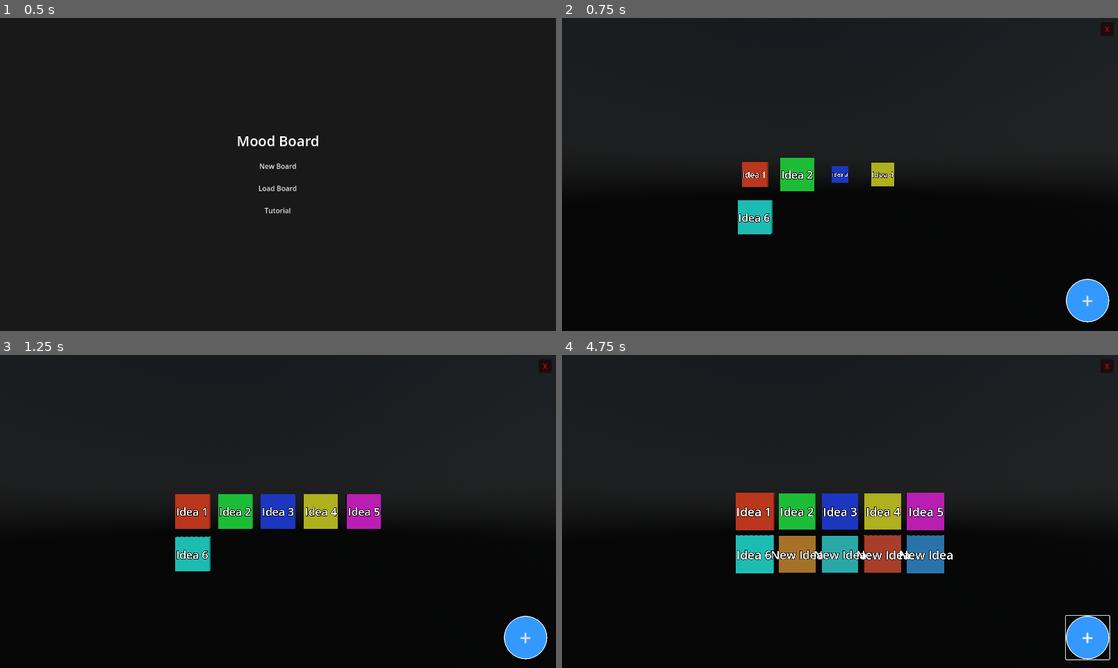
Above: before the commit, frames 1-4 (two rows, left to right).
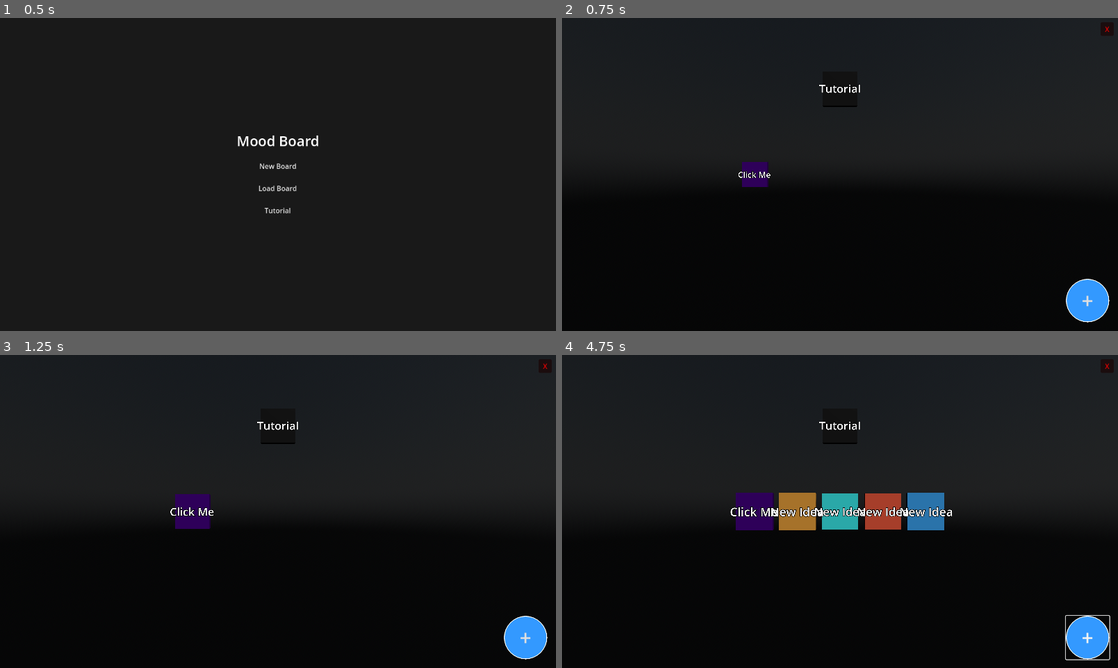
Above: after the commit, the same moments.

Repository: Asderek/MoodBoard
Game: Godot game, scene res://Scenes/MainMenu.tscn
The game is run twice, just before and just after one commit, with the same random seed, the same clock (stepped at 60 frames per second) and the same inputs.
Inputs (mouse positions are in pixels of both pictures, inside the frame that each line leads up to):
- Up to frame 1 (0.5 s): no input
- Up to frame 2 (0.75 s): click "Tutorial" at 0.5 s
- Up to frame 3 (1.25 s): no input
- Up to frame 4 (4.75 s): click "+" at 1.25 s; click "+" at 2 s; click "+" at 2.75 s; move the mouse to (962, 495) at 3.52 s; click (962, 495) at 3.67 s; tap Enter at 4.25 s; drag from (728, 527) to (812, 574) at 4.27 s

Frame 1 is identical in both runs. In frame 2, 2.2% of the frame differs, in the area x 31-60%, y 21-70%; in frame 3, 4.1%; in frame 4, 8.1%, in the area x 30-71%, y 21-70%.

Commit message:
baseline com double click save e load e anim

Diff:
--- a/Scripts/Main.gd
+++ b/Scripts/Main.gd
@@ -81,7 +81,8 @@
 	# 3. New File (or missing)
 	if Global.current_file_path != "":
 		print("Creating New Board: ", Global.current_file_path)
-		mood_data = {"name": "New Board", "color": Color.hex(0x4B0082FF).to_html(), "children": []}
+		var board_name = Global.current_file_path.get_file().get_basename()
+		mood_data = {"name": board_name, "color": Color.hex(0x4B0082FF).to_html(), "children": []}
 		save_data() # Create the file
 		return
 
@@ -103,7 +104,32 @@
 		if event.button_index == MOUSE_BUTTON_RIGHT:
 			_go_up_layer()
 		elif event.button_index == MOUSE_BUTTON_LEFT:
-			# If we clicked empty space (since this is unhandled), close sidebar
+			if event.double_click:
+				# Double Click on "Nothing" -> Create New Node
+				# Check distance to existing nodes to ensure we are in "empty space"
+				var mouse_pos = get_viewport().get_mouse_position()
+				var plane = Plane(Vector3.BACK, 0)
+				var from = camera.project_ray_origin(mouse_pos)
+				var dir = camera.project_ray_normal(mouse_pos)
+
+				var world_pos = plane.intersects_ray(from, dir)
+
+				if world_pos:
+					var is_safe_space = true
+					# Node Width is 2.0. Threshold = Width * 1.5 = 3.0
+					var safe_distance = 3.0
+
+					for child in node_root.get_children():
+						# Check against visible nodes (exclude fading ones if any?)
+						# Just check all direct children which are nodes
+						if child.position.distance_to(world_pos) < safe_distance:
+							is_safe_space = false
+							break
+
+					if is_safe_space:
+						add_new_node()
+
+			# Always close sidebar on any background click (single or double)
 			if ui_layer:
 				ui_layer.close_sidebar()
 
@@ -138,26 +164,56 @@
 
 func _spawn_layer(parent_data: Dictionary, center_pos: Vector3, anim_type: AnimType = AnimType.DEFAULT, focus_pos: Vector3 = Vector3.ZERO):
 	current_view_data = parent_data
-	var children_data = parent_data.get("children", [])
-
-	# Transition Animation: Clean up OLD nodes
-	# For simplicity, let's just queue_free everything in node_root that is a MoodNode
-	# Or if we want animation, we can tunnel them out.
+
+	# --- 0. PREPARE EXIT (Cleanup Old Layer) ---
+	# We must do this BEFORE adding any new children to node_root
 
 	# 1. Create Exit Snapshot (Tunnel Effect)
 	var exit_root = Node3D.new()
 	add_child(exit_root)
 
 	# Move current children to exit_root
-	# Note: This reparents them, so they are removed from node_root
 	var old_nodes = node_root.get_children()
 	for child in old_nodes:
 		child.reparent(exit_root)
-		# Fade out logic if desired
-		if child.has_method("fade_label"):
-			child.fade_label(0.0, 0.2)
-
-	# 2. Spawn NEW nodes
+
+	# --- 1. NEW BREADCRUMB HEADER ---
+	# Row above the grid (Y = 5.0)
+	var header_y = 5.0
+	var header_spacing = 3.0
+	var stack = current_path_stack + [current_view_data] # All parents including current
+
+	# Calculate total width to center them
+	var stack_size = stack.size()
+	var start_x = -(stack_size - 1) * header_spacing * 0.5
+
+	for i in range(stack_size):
+		var data = stack[i]
+
+		var node = MoodNodeScene.instantiate()
+		node_root.add_child(node)
+		node.setup(data)
+
+		# Position in Header Row
+		var h_x = start_x + (i * header_spacing)
+		node.position = Vector3(h_x, header_y, 0)
+		node.add_to_group("header_node")
+
+		# Animation Logic
+		if anim_type == AnimType.TUNNEL_IN and i == stack_size - 1:
+			# NEW Item (Just clicked): "Slide Up" transition
+			# Start invisible, wait for old node to arrive.
+			node.scale = Vector3.ZERO
+			var t = create_tween()
+			t.tween_property(node, "scale", Vector3.ONE, 0.4).set_trans(Tween.TRANS_BACK).set_ease(Tween.EASE_OUT).set_delay(0.6)
+		else:
+			# ANCESTOR (Already there) or DEFAULT (Refresh): Spawn visible immediately
+
+			node.scale = Vector3.ONE
+
+	# --- 2. NEW GRID CONTENT (Children) ---
+	var children_data = parent_data.get("children", [])
+
 	var idx = 0
 	for data in children_data:
 		var n = MoodNodeScene.instantiate()
@@ -173,8 +229,8 @@
 		var row = idx / GRID_COLS
 
 		# Centering offset (optional)
-		var start_x = -(GRID_COLS * GRID_SPACING_X) / 2.0 + GRID_SPACING_X / 2.0
-		var x_pos = start_x + (col * GRID_SPACING_X)
+		var start_x2 = -(GRID_COLS * GRID_SPACING_X) / 2.0 + GRID_SPACING_X / 2.0
+		var x_pos = start_x2 + (col * GRID_SPACING_X)
 		var y_pos = -(row * GRID_SPACING_Y) # Grow downwards
 
 		n.position = Vector3(x_pos, y_pos, 0)
@@ -213,18 +269,99 @@
 
 	# Animate Exit Root
 	var exit_tween = create_tween().set_parallel(true)
+
 	if anim_type == AnimType.TUNNEL_IN:
-		# Zoom Exit Root big and fade
-		exit_tween.tween_property(exit_root, "position:z", 20.0, 0.5).set_trans(Tween.TRANS_EXPO).set_ease(Tween.EASE_IN)
-		exit_tween.tween_property(exit_root, "scale", Vector3.ONE * 3.0, 0.5).set_trans(Tween.TRANS_EXPO).set_ease(Tween.EASE_IN)
-		exit_tween.tween_property(exit_root, "modulate:a", 0.0, 0.5)
+		# "Column Split": User enters a node.
+		# 1. Left cols fly Left. Right cols fly Right. Same col flies Random.
+		# 2. Clicked node slides UP to Header.
+
+		# Calculate where the new header item will be?
+		# It's the last item in the NEW stack (which is stack + current).
+		# We can re-calculate the position logic used in _spawn_layer breadcrumbs.
+		var stack_count = current_path_stack.size() + 1
+		var anim_header_spacing = 3.0
+		var anim_start_x = -(stack_count - 1) * anim_header_spacing * 0.5
+		var target_header_x = anim_start_x + ((stack_count - 1) * anim_header_spacing)
+		var target_header_pos = Vector3(target_header_x, 5.0, 0.0) # Local to NodeRoot, but exit_root is at 0,0,0
+
+		for child in exit_root.get_children():
+			# HEADER PROTECTION:
+			if child.is_in_group("header_node") or child.position.y > 2.0:
+				# This is an old header node.
+				child.queue_free()
+				continue
+
+			var diff_x = child.position.x - focus_pos.x
+			var is_clicked = child.position.distance_to(focus_pos) < 0.1
+
+			if is_clicked:
+				# SLIDE UP to Header
+				# Note: exit_root is fading? No, we shouldn't fade exit_root if we want this visible.
+				# We will fade individual children instead.
+				var t = create_tween()
+				t.tween_property(child, "position", target_header_pos, 0.6).set_trans(Tween.TRANS_CUBIC).set_ease(Tween.EASE_IN_OUT)
+				t.tween_property(child, "scale", Vector3.ONE, 0.6) # Maintain scale?
+				# Don't fade this one!
+
+			elif abs(diff_x) > 0.1: # Different Column
+				var dir = Vector3.RIGHT if diff_x > 0 else Vector3.LEFT
+				var target = child.position + (dir * 30.0)
+
+				var t = create_tween().set_parallel(true)
+				t.tween_property(child, "position", target, 0.5).set_trans(Tween.TRANS_BACK).set_ease(Tween.EASE_IN)
+				if child.has_method("fade_label"):
+					child.fade_label(0.0, 0.3)
+
+			else: # Same Column (but not clicked)
+				# Fly Randomly Left or Right
+				var rand_side = Vector3.LEFT if randf() < 0.5 else Vector3.RIGHT
+				var target = child.position + (rand_side * 30.0) # Fly further?
+
+				var t = create_tween().set_parallel(true)
+				t.tween_property(child, "position", target, 0.5).set_trans(Tween.TRANS_EXPO).set_ease(Tween.EASE_OUT)
+				if child.has_method("fade_label"):
+					child.fade_label(0.0, 0.3)
+
+		# Keep alive long enough for slide to finish (0.6s) + buffer
+		exit_tween.tween_interval(0.8)
 	elif anim_type == AnimType.TUNNEL_OUT:
-		# Shrink away
-		exit_tween.tween_property(exit_root, "position:z", -50.0, 0.5).set_trans(Tween.TRANS_EXPO).set_ease(Tween.EASE_IN)
-		exit_tween.tween_property(exit_root, "scale", Vector3.ZERO, 0.5)
+		# "Clear Out": Parting from the middle (Moses Effect)
+		# Nodes fly off to the sides to reveal the layer behind.
+		for child in exit_root.get_children():
+			# HEADER PROTECTION (Essential for Go Back too)
+			if child.is_in_group("header_node") or child.position.y > 2.0:
+				child.queue_free() # Don't fling header nodes
+				continue
+
+			var dir = Vector3.RIGHT if child.position.x >= 0 else Vector3.LEFT
+			# If perfectly center (x=0), maybe alternate or go Up? Default Right.
+
+			var target_pos = child.position + (dir * 35.0) # Fly way off screen
+
+			child.scale = Vector3.ONE # Ensure scale is normal before flying
+
+			var tween = create_tween()
+			tween.set_parallel(true)
+			tween.tween_property(child, "position", target_pos, 0.6).set_trans(Tween.TRANS_BACK).set_ease(Tween.EASE_IN)
+			# Add rotation for style?
+			tween.tween_property(child, "rotation:z", deg_to_rad(dir.x * 45.0), 0.6)
+
+			if child.has_method("fade_label"):
+				child.fade_label(0.0, 0.2)
+
+		# Keep exit_root alive until children are gone
+		exit_tween.tween_interval(0.7)
 	else:
-		# Just fade out
-		exit_tween.tween_property(exit_root, "modulate:a", 0.0, 0.3)
+		# Just scale out children since modulate:a doesn't work on Node3D
+		for child in exit_root.get_children():
+			# HEADER PROTECTION: Don't animate old header (it overlaps with new one)
+			if child.is_in_group("header_node"):
+				child.queue_free()
+				continue
+
+			var t = create_tween()
+			t.tween_property(child, "scale", Vector3.ZERO, 0.3)
+		exit_tween.tween_interval(0.3)
 
 	exit_tween.chain().tween_callback(exit_root.queue_free)
 
@@ -253,7 +390,7 @@
 	current_path_stack.append(current_view_data)
 
 	# Pass the *current* local position of the node as the focus point
-	_spawn_layer(data, Vector3.ZERO, AnimType.TUNNEL_IN)
+	_spawn_layer(data, Vector3.ZERO, AnimType.TUNNEL_IN, node.position)
 func return_to_menu():
 	save_data()
 	get_tree().change_scene_to_file("res://Scenes/MainMenu.tscn")
--- a/default_data.json
+++ b/default_data.json
@@ -1,43 +1,49 @@
 {
-	"name": "Click Me",
-	"color": "#4B0082",
-	"description": "Welcome to Mood Board.\n\ncontrols:\n- Left Click: Enter Node\n- Right Click: Go Back\n- Middle Mouse Drag: Pan Camera\n\nThis is the default view. If you had a save file, it was loaded instead.",
+	"name": "Tutorial",
+	"color": "#202020",
 	"children": [
 		{
-			"name": "Idea 1",
-			"color": "#FF5733",
-			"description": "This is a sample idea.",
-			"children": []
-		},
-		{
-			"name": "Idea 2",
-			"color": "#33FF57",
-			"description": "Another cool thought.",
-			"children": []
-		},
-		{
-			"name": "Idea 3",
-			"color": "#3357FF",
-			"description": "Something blue.",
-			"children": []
-		},
-		{
-			"name": "Idea 4",
-			"color": "#F0F033",
-			"description": "Yellow note.",
-			"children": []
-		},
-		{
-			"name": "Idea 5",
-			"color": "#FF33F0",
-			"description": "Pink flamingo.",
-			"children": []
-		},
-		{
-			"name": "Idea 6",
-			"color": "#33FFF0",
-			"description": "Cyan sky.",
-			"children": []
+			"name": "Click Me",
+			"color": "#4B0082",
+			"description": "Welcome to Mood Board.\n\ncontrols:\n- Left Click: Enter Node\n- Right Click: Go Back\n- Middle Mouse Drag: Pan Camera\n\nThis is the default view. If you had a save file, it was loaded instead.",
+			"children": [
+				{
+					"name": "Introduction",
+					"color": "#FF5733",
+					"description": "This is a sample idea.",
+					"children": []
+				},
+				{
+					"name": "Controls",
+					"color": "#33FF57",
+					"description": "Another cool thought.",
+					"children": []
+				},
+				{
+					"name": "Navigation",
+					"color": "#3357FF",
+					"description": "Something blue.",
+					"children": []
+				},
+				{
+					"name": "Structuring",
+					"color": "#F0F033",
+					"description": "Yellow note.",
+					"children": []
+				},
+				{
+					"name": "Saving",
+					"color": "#FF33F0",
+					"description": "Pink flamingo.",
+					"children": []
+				},
+				{
+					"name": "Enjoy!",
+					"color": "#33FFF0",
+					"description": "Cyan sky.",
+					"children": []
+				}
+			]
 		}
 	]
 }
